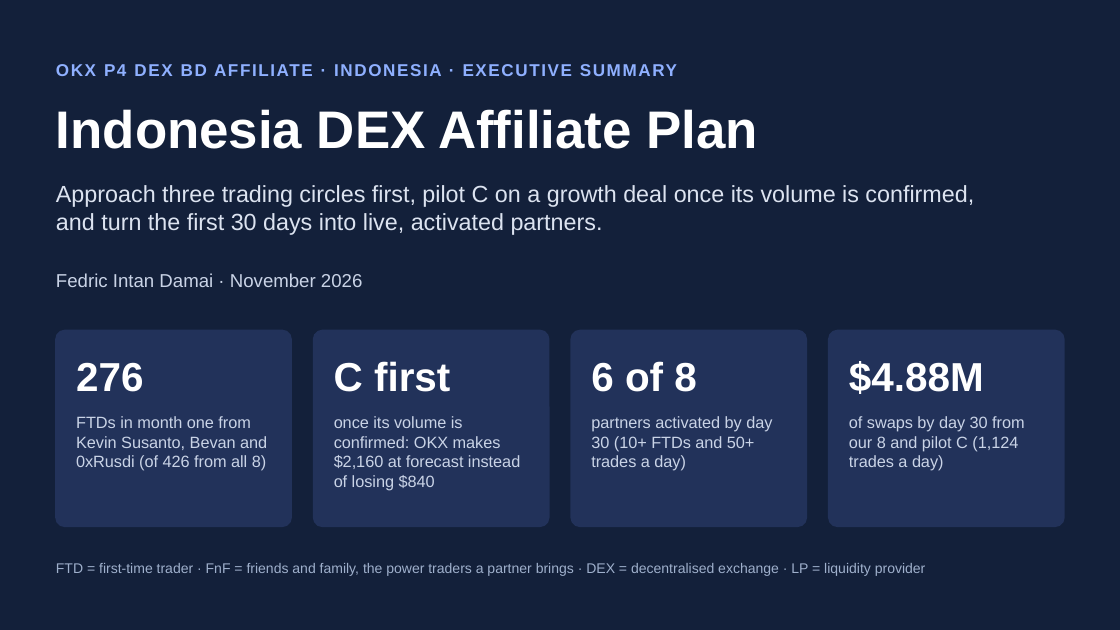
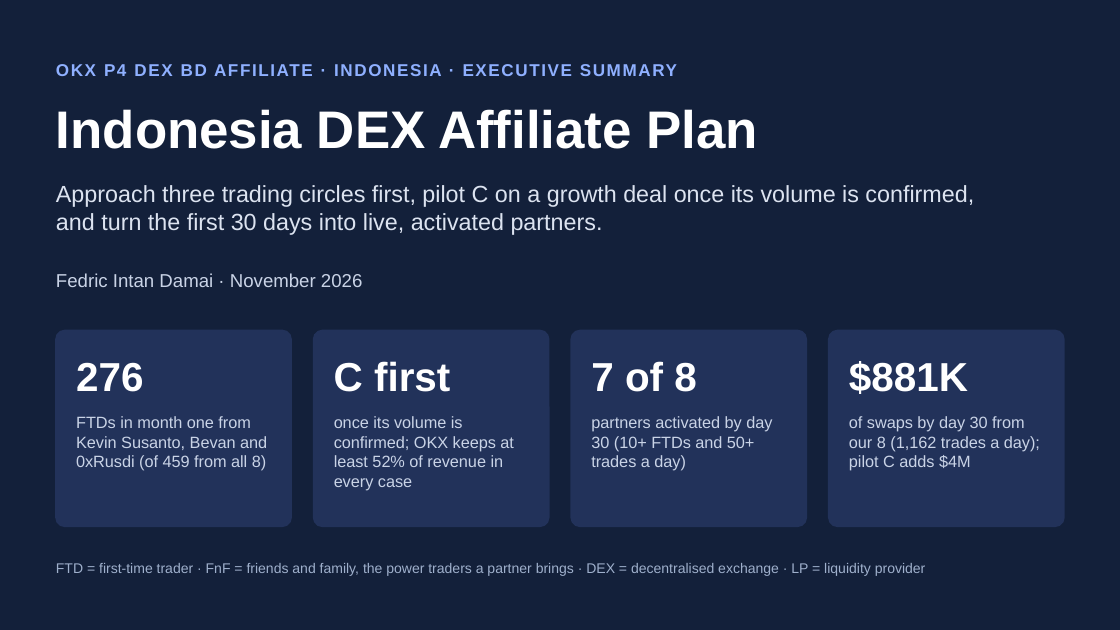
Before and after one commit to fedricdamai/SuperCashier, a slide deck: slide 1 of okx-dex-affiliates-id/submission-v2/OKX_DEX_BD_Affiliate_Indonesia_Slides.pptx. Drawn at 1120x630 pixels with LibreOffice and Linux fonts; fonts in the diff are those of the drawing. Boxes give left, top, right and bottom in pixels: in the first picture for what was removed or moved away, otherwise in the second. Text is boxed around its words. In the diff, an @@ line names an element or a change of style, - is before the commit and + after.

```diff
--- a/okx-dex-affiliates-id/submission-v2/OKX_DEX_BD_Affiliate_Indonesia_Slides.pptx
+++ b/okx-dex-affiliates-id/submission-v2/OKX_DEX_BD_Affiliate_Indonesia_Slides.pptx
@@ text at (x1=591, y1=361, x2=696, y2=392): text changed @@
-6 of 8
+7 of 8
@@ text at (x1=849, y1=361, x2=968, y2=394): text changed @@
-$4.88M
+$881K
@@ text at (x1=76, y1=416, x2=267, y2=471): text changed @@
-FTDs in month one from Kevin Susanto, Bevan and 0xRusdi (of 426 from all 8)
+FTDs in month one from Kevin Susanto, Bevan and 0xRusdi (of 459 from all 8)
@@ text at (x1=334, y1=416, x2=514, y2=490): text changed @@
-once its volume is confirmed: OKX makes $2,160 at forecast instead of losing $840
+once its volume is confirmed; OKX keeps at least 52% of revenue in every case
@@ text at (x1=849, y1=416, x2=1040, y2=471): text changed @@
-of swaps by day 30 from our 8 and pilot C (1,124 trades a day)
+of swaps by day 30 from our 8 (1,162 trades a day); pilot C adds $4M
```
Also in this commit, not shown: 4 other slides changed, 10 other files.
